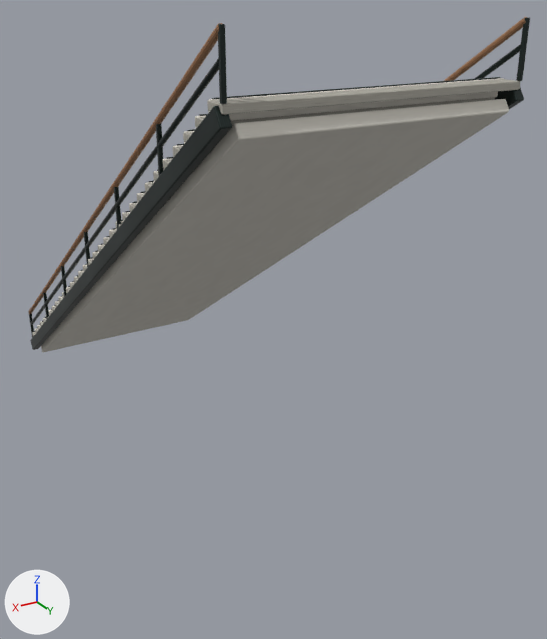
An edit to the glTF model public/models/custom/architecture/stair-flight.glb, drawn before and after from the same camera.
Rendered twice from a 50 mm camera at (8.58, 18.19, 11.52) aimed at (-1.28, 1.77, 3.31). The axes (+X, +Y, +Z) are drawn at lower left. The lights are the same throughout. The first picture is the older version. Mesh edges are drawn as thin lines on the coarser meshes. Where no turn or scale is listed for an object, it has been applied to the vertices.

In view in the first picture: 'Stair_Post_3.1599999999999997_6', 'Stair_Rail_3.1599999999999997_1', 'Stair_Rail_3.1599999999999997_2', 'Stair_Riser_32', 'Stair_Stringer_3.1599999999999997', 'Stair_Structural_Slab', 'Stair_Tread_31', 'Stair_Tread_32' and 14 more.
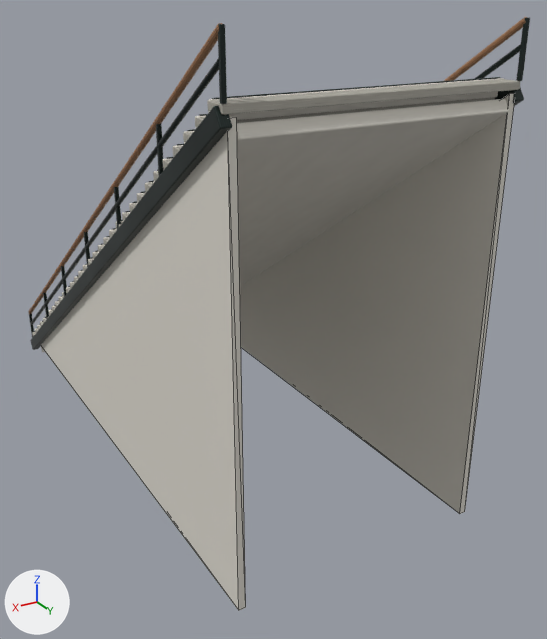
Where the change shows, as pixel boxes [x1, y1, x2, y2] in the pictures (547 x 639 px):
```json
{"object": "Stair_Underpanel_Left", "change": "added", "after": [240, 93, 514, 514]}
{"object": "Stair_Underpanel_Right", "change": "added", "after": [41, 118, 246, 610]}
```

The change, as JSON lines over the scene's bpy script:
```json
{"op": "add", "block": "mat_plaster_softgrey_001", "code": ["mat_plaster_softgrey_001 = bpy.data.materials.new('Plaster_SoftGrey.001')", "# uses the picture img_plaster_warm"]}
{"op": "add", "block": "me_stair_underpanel_right_mesh", "code": ["me_stair_underpanel_right_mesh = bpy.data.meshes.new('Stair_Underpanel_Right_Mesh')", "me_stair_underpanel_right_mesh.from_pydata([(2.9, -7.7, 0.0), (2.9, 7.7, 0.0), (2.9, 7.7, 9.8), (3.1, -7.7, 0.0), (3.1, 7.7, 0.0), (3.1, 7.7, 9.8)], [], [(0, 2, 1), (3, 4, 5), (0, 1, 4), (0, 4, 3), (1, 2, 5), (1, 5, 4), (2, 0, 3), (2, 3, 5)])", "me_stair_underpanel_right_mesh.materials.append(mat_plaster_softgrey_001)"]}
{"op": "add", "block": "me_stair_underpanel_left_mesh", "code": ["me_stair_underpanel_left_mesh = bpy.data.meshes.new('Stair_Underpanel_Left_Mesh')", "me_stair_underpanel_left_mesh.from_pydata([(-3.1, -7.7, 0.0), (-3.1, 7.7, 0.0), (-3.1, 7.7, 9.8), (-2.9, -7.7, 0.0), (-2.9, 7.7, 0.0), (-2.9, 7.7, 9.8)], [], [(0, 2, 1), (3, 4, 5), (0, 1, 4), (0, 4, 3), (1, 2, 5), (1, 5, 4), (2, 0, 3), (2, 3, 5)])", "me_stair_underpanel_left_mesh.materials.append(mat_plaster_softgrey_001)"]}
{"op": "add", "block": "ob_stair_underpanel_right", "code": ["ob_stair_underpanel_right = bpy.data.objects.new('Stair_Underpanel_Right', me_stair_underpanel_right_mesh)", "ob_stair_underpanel_right.location = (0.0, 0.0, 0.0)"]}
{"op": "add", "block": "ob_stair_underpanel_left", "code": ["ob_stair_underpanel_left = bpy.data.objects.new('Stair_Underpanel_Left', me_stair_underpanel_left_mesh)", "ob_stair_underpanel_left.location = (0.0, 0.0, 0.0)"]}
```
